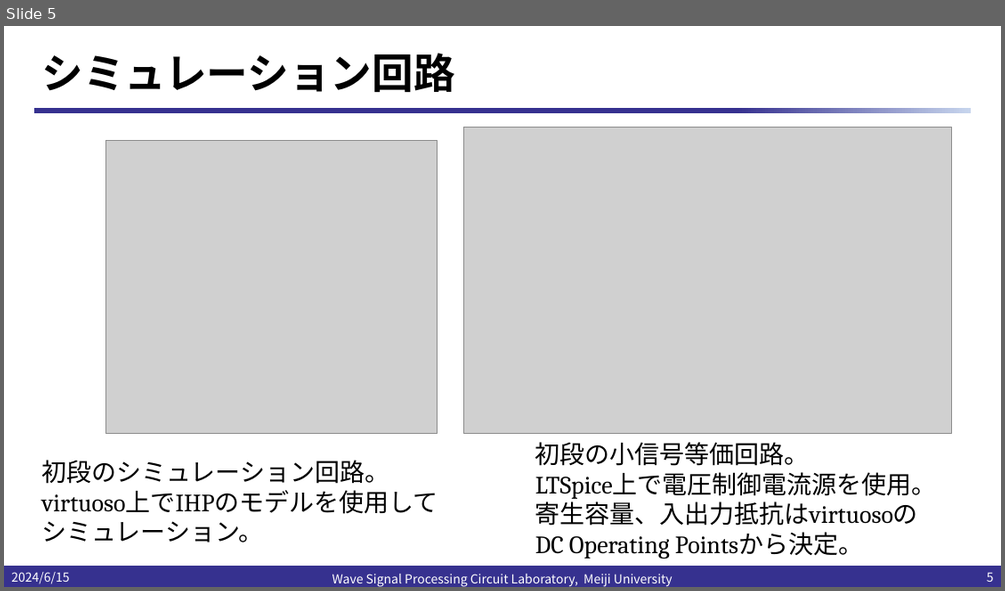
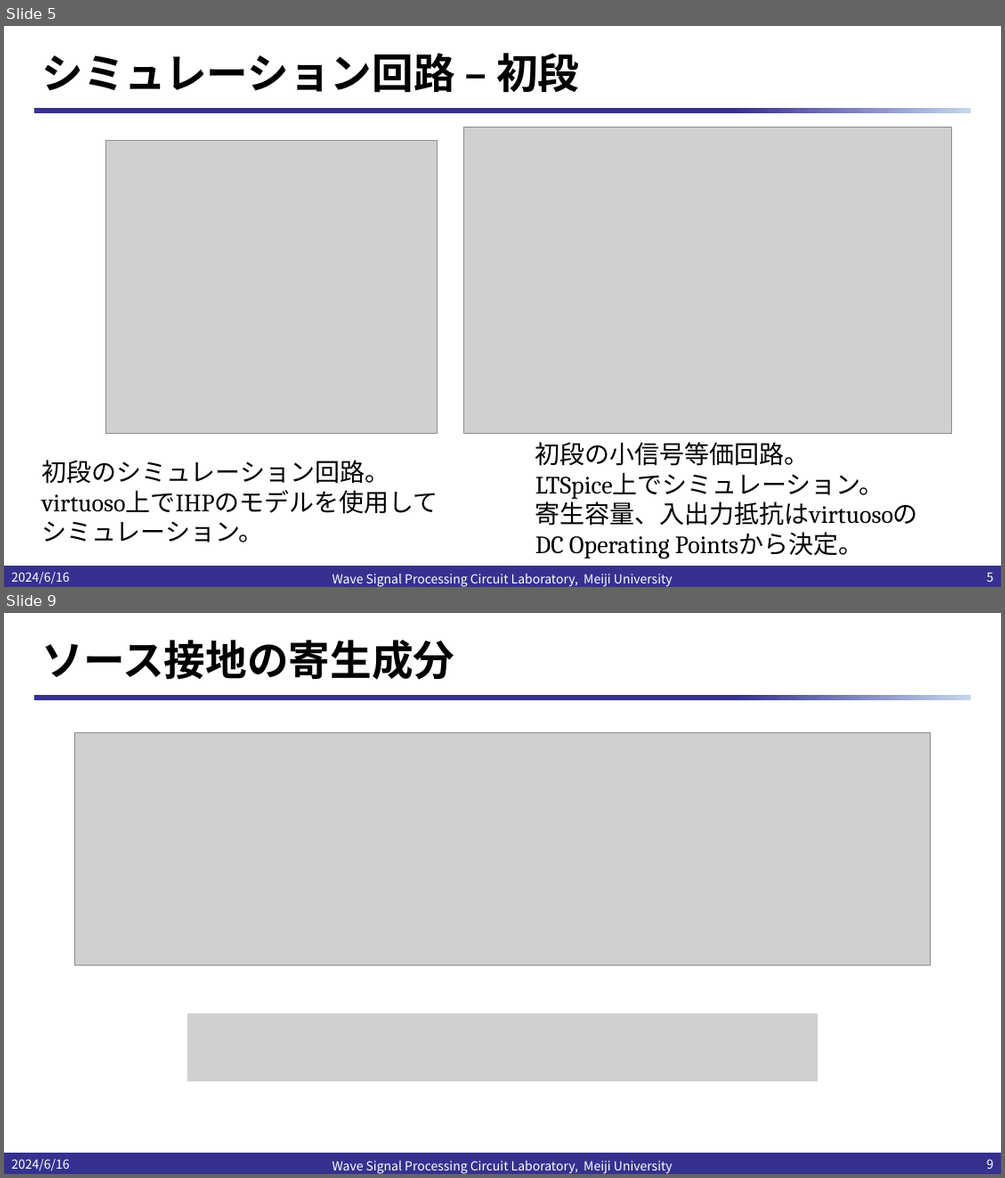
Before and after one commit to kjm-desktop10400/reserch, a slide deck: IHP_2024/20240620/TIAの小信号等価回路による.pptx. Shown one above the other, each under a label of ours: slide 5 before the commit, slides 5 and 9 after it; the slides between them are not shown. The pictures are 1005x591 and 1005x1178 pixels, drawn with LibreOffice and Linux fonts; fonts in the diff are those of the drawing; grey boxes stand for pictures; background and template pictures are left out. Boxes give left, top, right and bottom in pixels: in the first picture for what was removed or moved away, otherwise in the second. Text is boxed around its words. In the diff, an @@ line names an element or a change of style, - is before the commit and + after.

```diff
--- a/IHP_2024/20240620/TIAの小信号等価回路による.pptx
+++ b/IHP_2024/20240620/TIAの小信号等価回路による.pptx
@@ slide 9 added at [4, 613, 1001, 1174], background #FFFFFF; not listed: 2 template elements that a slide beside it also shows @@
@@ title added at [41, 640, 454, 680], 40 pt, text #000000, bold @@
+ソース接地の寄生成分
@@ picture added at [74, 732, 930, 965] @@
@@ picture added at [187, 1013, 817, 1081] @@
@@ text added at [11, 1159, 69, 1171], 12 pt, text #FFFFFF @@
+2024/6/16
@@ text added at [332, 1160, 672, 1174], 12 pt, text #FFFFFF @@
+Wave Signal Processing Circuit Laboratory, Meiji University
@@ page number added at [987, 1159, 994, 1168], 12 pt, text #FFFFFF @@
+9
@@ slide 5 changed as well @@
@@ title at [41, 53, 579, 93]: text changed @@
-シミュレーション回路
+シミュレーション回路 – 初段
@@ text at [535, 473, 884, 499]: text changed @@
-LTSpice上で電圧制御電流源を使用。
+LTSpice上でシミュレーション。
@@ text at [11, 572, 69, 584]: text changed @@
-2024/6/15
+2024/6/16
```
Also in this commit, not shown: 4 other slides changed, 5 other slides added, 25 other files.
